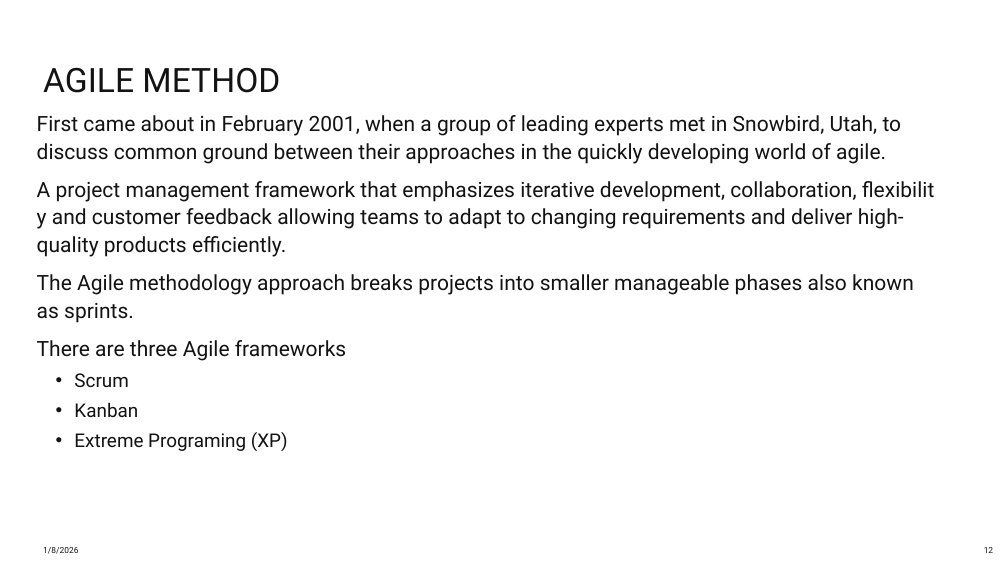
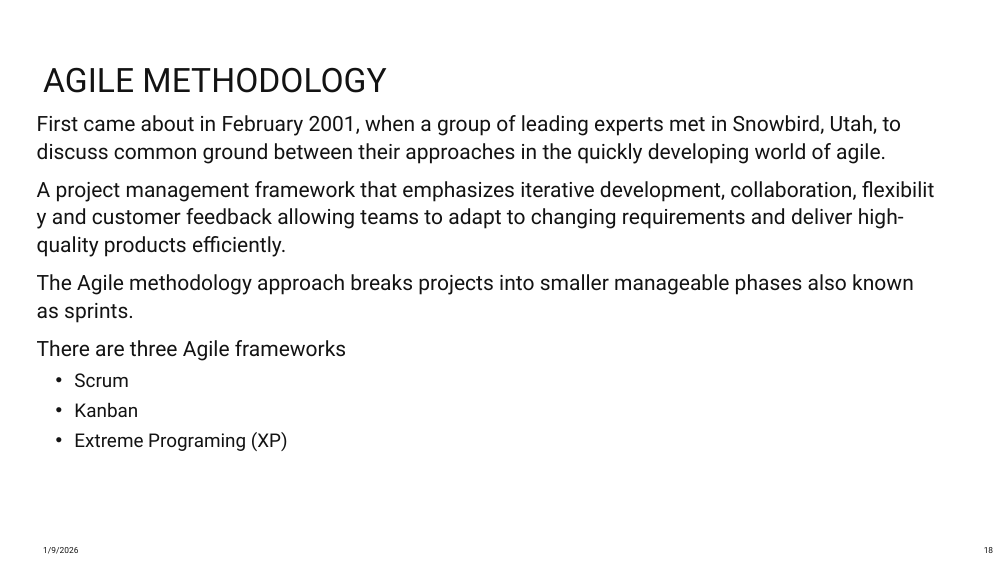
Before and after one commit to pajeeokoth/fashion-insta, a slide deck: slide 18 of Fashion-insta.pptx (slide 12 before the commit). Drawn at 1008x567 pixels with LibreOffice and Linux fonts; fonts in the diff are those of the drawing. Boxes give left, top, right and bottom in pixels: in the first picture for what was removed or moved away, otherwise in the second. Text is boxed around its words. In the diff, an @@ line names an element or a change of style, - is before the commit and + after.

```diff
--- a/Fashion-insta.pptx
+++ b/Fashion-insta.pptx
@@ title at box(43, 67, 386, 93): text changed @@
-AGILE METHOD
+AGILE METHODOLOGY
@@ page number at box(984, 547, 993, 553): text changed @@
-12
+18
```
Also in this commit, not shown: 16 other slides changed, 8 slides added, 2 slides removed, 2 other files.
